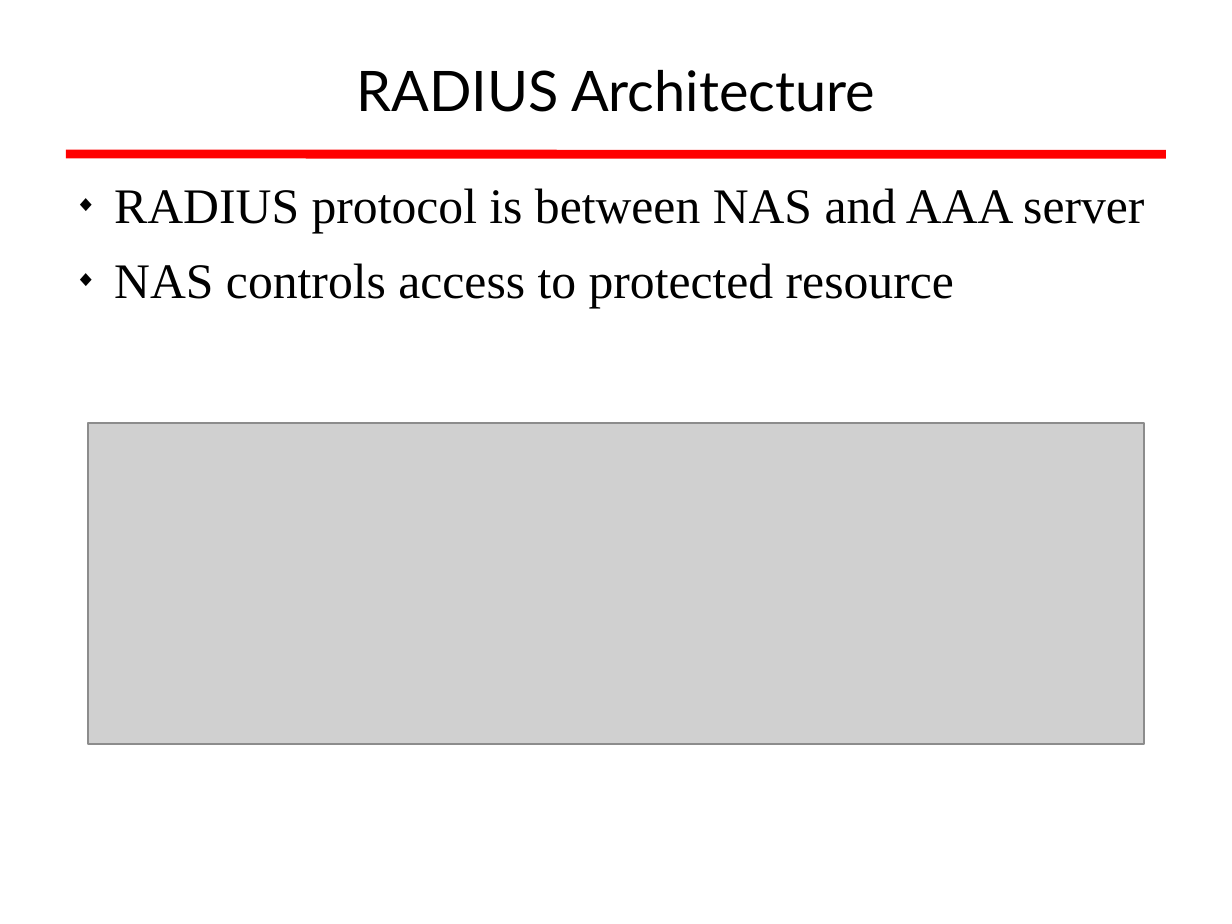
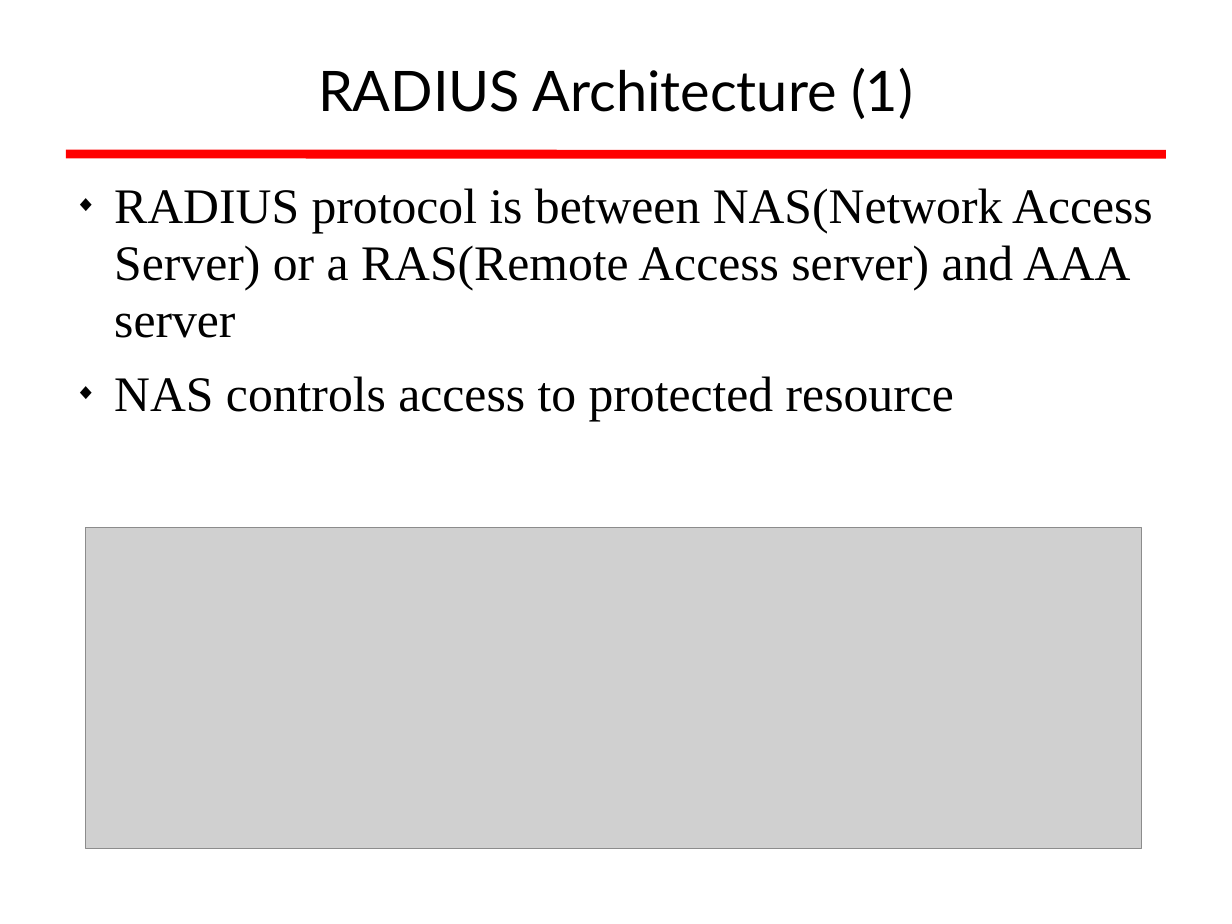
Before and after one commit to afnog/afnog.github.io, a slide deck: slide 6 of sse/radius/radius_presentation.ppt. Drawn at 1232x924 pixels with LibreOffice and Linux fonts; fonts in the diff are those of the drawing; grey boxes stand for pictures; background and template pictures are left out. Boxes give left, top, right and bottom in pixels: in the first picture for what was removed or moved away, otherwise in the second. Text is boxed around its words. In the diff, an @@ line names an element or a change of style, - is before the commit and + after.

```diff
--- a/sse/radius/radius_presentation.ppt
+++ b/sse/radius/radius_presentation.ppt
@@ title at (318, 68, 913, 119): text changed @@
-RADIUS Architecture
+RADIUS Architecture (1)
@@ text at (114, 188, 1153, 338): text changed @@
-◆ RADIUS protocol is between NAS and AAA server
+◆ RADIUS protocol is between NAS(Network Access Server) or a RAS(Remote Access server) and AAA server
@@ picture: place and size @@
-picture at (88, 423, 1145, 743)
+picture at (85, 528, 1141, 849)
```
Also in this commit, not shown: 22 other slides changed, 7 slides added, 2 slides removed, 5 other files.
